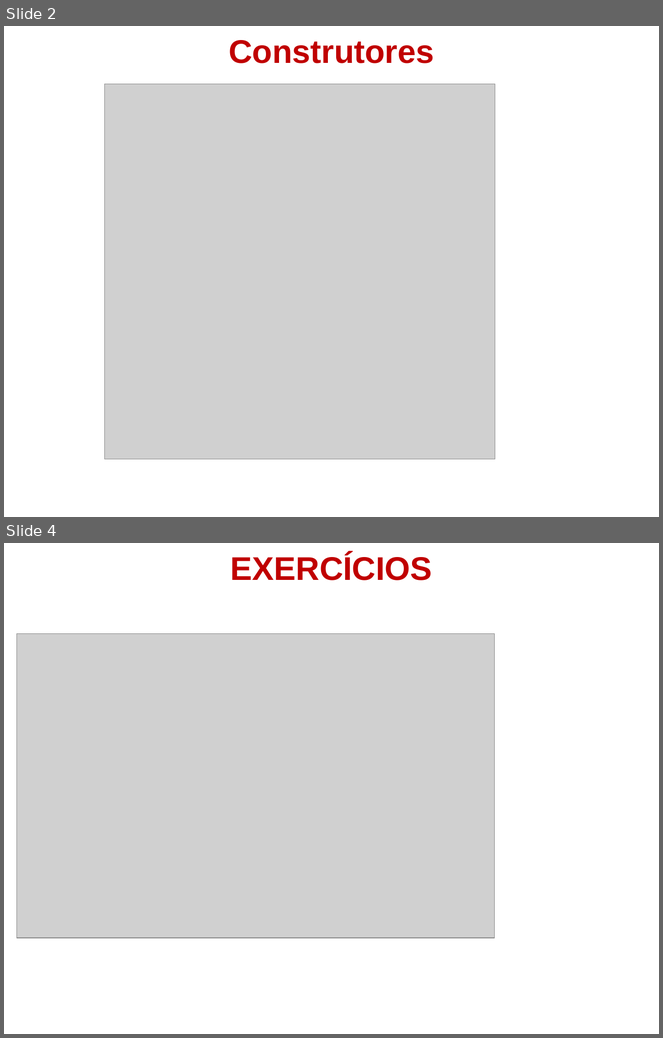
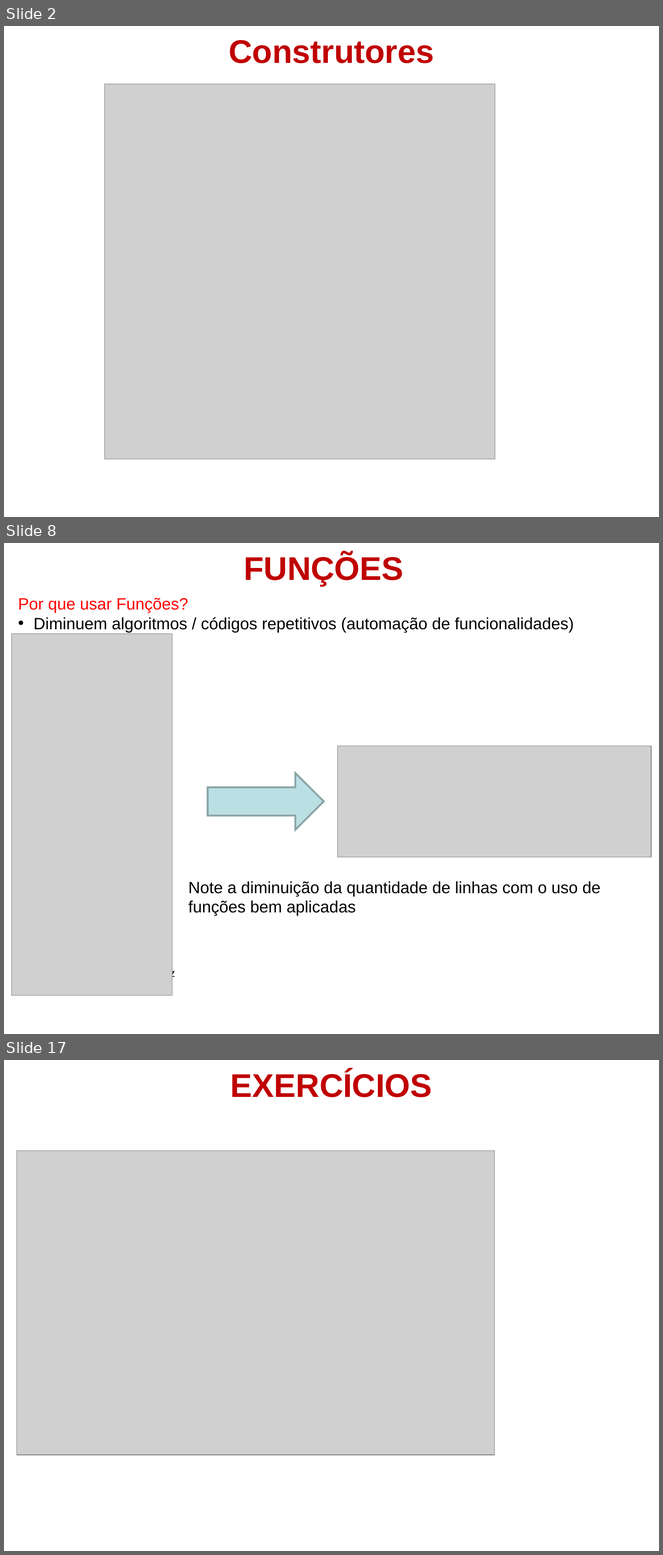
Before and after one commit to andre-savedra/material_1_des, a slide deck: 4-Iniciando com Java OO/FPOO-5.ppt. Shown one above the other, each under a label of ours: slides 2 and 4 before the commit, slides 2, 8 and 17 after it; the slides between them are not shown. The pictures are 663x1038 and 663x1555 pixels, drawn with LibreOffice and Linux fonts; fonts in the diff are those of the drawing; grey boxes stand for pictures; background and template pictures are left out. Boxes give left, top, right and bottom in pixels: in the first picture for what was removed or moved away, otherwise in the second. Text is boxed around its words. In the diff, an @@ line names an element or a change of style, - is before the commit and + after.

```diff
--- a/4-Iniciando com Java OO/FPOO-5.ppt
+++ b/4-Iniciando com Java OO/FPOO-5.ppt
@@ slide 8 added at box(4, 543, 659, 1034), background picture (left out) @@
@@ text added at box(244, 554, 404, 586), 36 pt, text #C00000, bold @@
+FUNÇÕES
@@ text added at box(18, 598, 574, 980), 18 pt, text #000000 @@
+Por que usar Funções?
+• Diminuem algoritmos / códigos repetitivos (automação de funcionalidades)
+Prof. André Felipe Savedra Cruz
@@ picture added at box(12, 634, 172, 996) @@
@@ picture added at box(337, 746, 651, 858) @@
@@ right arrow added at box(208, 773, 324, 830), fill #BBE0E3, outline #89A4A7 2.01 pt @@
@@ text added at box(189, 882, 601, 916), 18 pt, text #000000 @@
+Note a diminuição da quantidade de linhas com o uso de funções bem aplicadas
@@ what was slide 4 is now slide 17 @@
```
Also in this commit, not shown: 1 slide changed, 12 other slides added.
